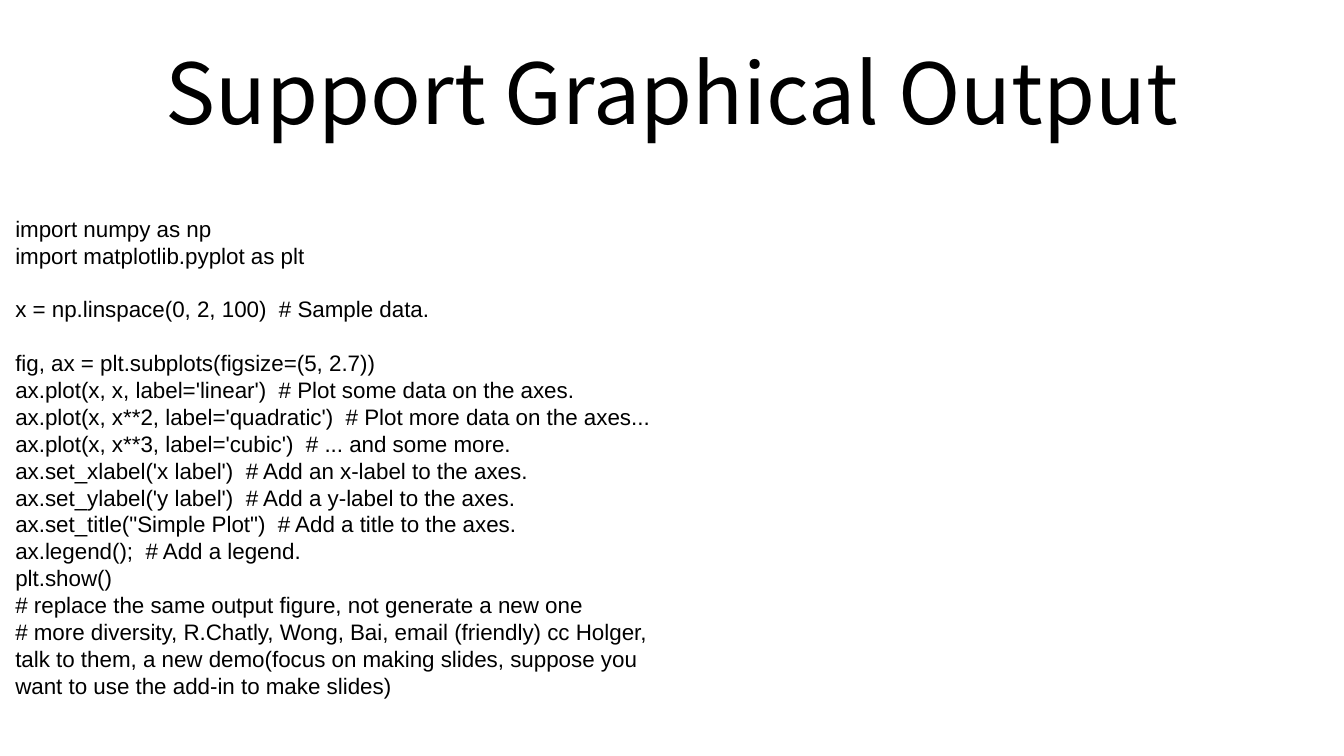
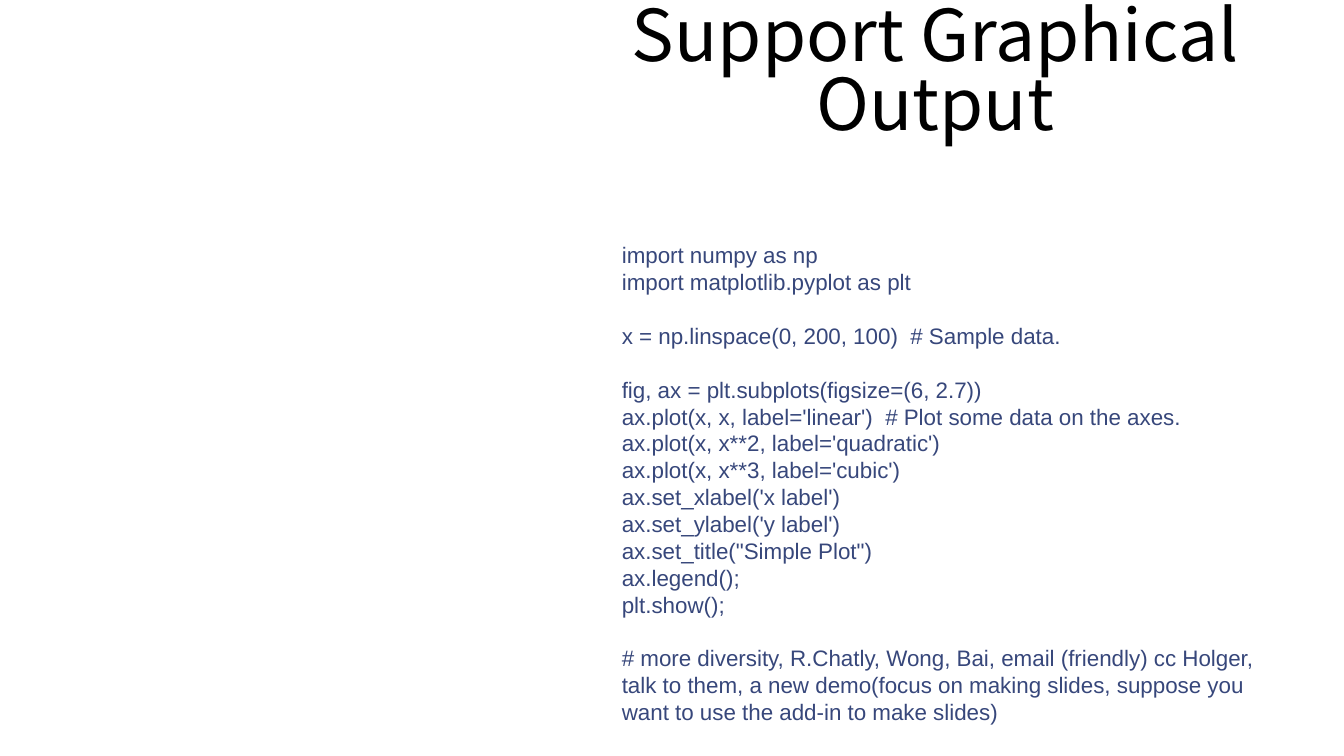
Before and after one commit to Jia-wei-Zhou/Geekppt, a slide deck: slide 5 of VSTO add-in/test_case/AddinTest.pptx. Drawn at 1344x756 pixels with LibreOffice and Linux fonts; fonts in the diff are those of the drawing. Boxes give left, top, right and bottom in pixels: in the first picture for what was removed or moved away, otherwise in the second. Text is boxed around its words. In the diff, an @@ line names an element or a change of style, - is before the commit and + after.

```diff
--- a/VSTO add-in/test_case/AddinTest.pptx
+++ b/VSTO add-in/test_case/AddinTest.pptx
@@ text "Support Graphical Output": place and size @@
-text "Support Graphical Output" at <box>166,57,1179,144</box>
+text "Support Graphical Output" at <box>632,4,1238,147</box>
@@ text "Support Graphical Output" at <box>632,4,1238,147</box>: size 60 to 51 pt; line spacing 0.9 to 0.8 @@
@@ text "import numpy as np": place and size @@
-text "import numpy as np" at <box>15,220,650,699</box>
+text "import numpy as np" at <box>622,246,1253,725</box>
@@ text at <box>622,246,1253,725</box>: text colour #000000 to #37477B in "import numpy as np", "import matplotlib.pyplot as plt", "ax.plot(x, x, label='linear') # Plot some data ...", "# more diversity, R.Chatly, Wong, Bai, email ..." @@
@@ text at <box>622,327,1061,403</box>: text changed; text colour #000000 to #37477B @@
-x = np.linspace(0, 2, 100) # Sample data.
-fig, ax = plt.subplots(figsize=(5, 2.7))
+x = np.linspace(0, 200, 100) # Sample data.
+fig, ax = plt.subplots(figsize=(6, 2.7))
@@ text at <box>622,434,940,618</box>: text changed; text colour #000000 to #37477B @@
-ax.plot(x, x**2, label='quadratic') # Plot more data on the axes...
-ax.plot(x, x**3, label='cubic') # ... and some more.
-ax.set_xlabel('x label') # Add an x-label to the axes.
-ax.set_ylabel('y label') # Add a y-label to the axes.
-ax.set_title("Simple Plot") # Add a title to the axes.
-ax.legend(); # Add a legend.
-plt.show()
-# replace the same output figure, not generate a new one
+ax.plot(x, x**2, label='quadratic')
+ax.plot(x, x**3, label='cubic')
+ax.set_xlabel('x label')
+ax.set_ylabel('y label')
+ax.set_title("Simple Plot")
+ax.legend();
+plt.show();
```
Also in this commit, not shown: 1 other slide changed, 1 other file.
